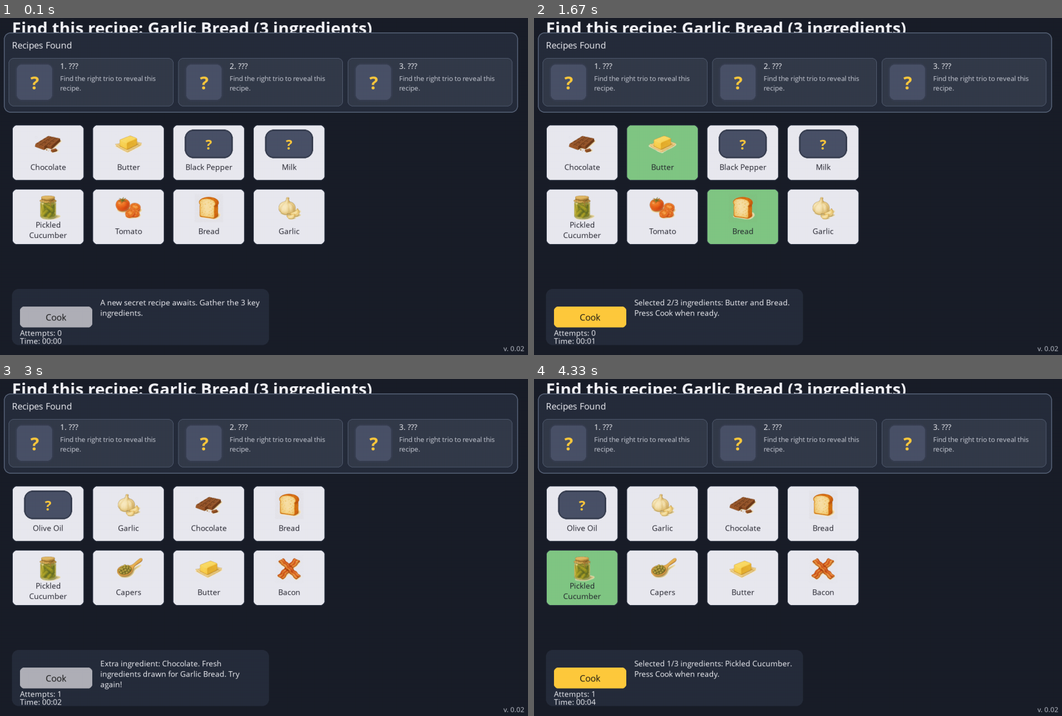
Above: before the commit, frames 1-4 (two rows, left to right).
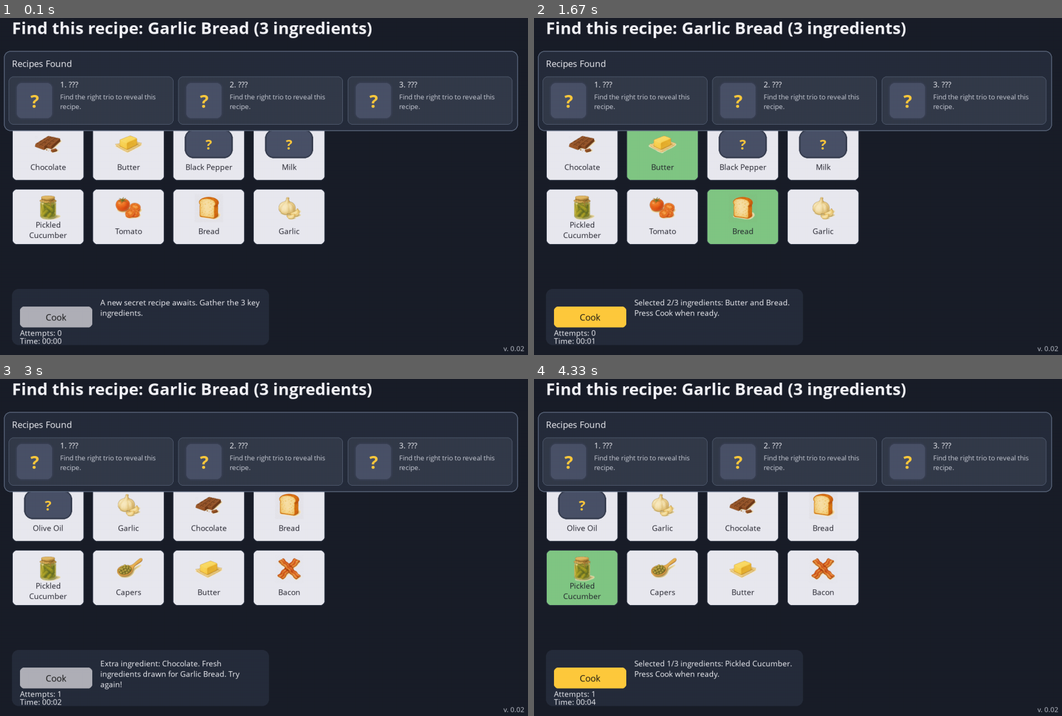
Above: after the commit, the same moments.

Repository: chrixbedardcad/FoodSimulator
Game: pygame game, started from secret_recipe_pygame.py
Same seed, same stepped clock (60 frames per second), same inputs: the game is played once before the commit and once after it.
Inputs (mouse positions are in pixels of both pictures, inside the frame that each line leads up to):
- Up to frame 1 (0.1 s): no input
- Up to frame 2 (1.67 s): click (776, 196) at 0.38 s; click (798, 203) at 0.72 s; click (623, 125) at 1.05 s; click (856, 213) at 1.38 s
- Up to frame 3 (3 s): click (63, 530) at 1.72 s; click (269, 581) at 2.05 s; click "Cook" at 2.88 s
- Up to frame 4 (4.33 s): click "Cook" at 3.22 s; click (618, 577) at 3.55 s

The runs differ from the first frame. In frame 1, 8.5% of the frame differs, in the area x 0-99%, y 4-34%; in frame 2, 8.5%; in frame 3, 8.5%; in frame 4, 8.5%.

Commit message:
Adjust recipe summary panel spacing

Diff:
--- a/secret_recipe_pygame.py
+++ b/secret_recipe_pygame.py
@@ -484,7 +484,8 @@
 
         panel_margin = 40
         panel_height = 200
-        panel_top = max(self.card_rects[0].y - panel_height - 30, 80)
+        header_bottom = 40 + self.font_title.get_linesize() + 30
+        panel_top = max(self.card_rects[0].y - panel_height - 30, header_bottom)
         panel_rect = pygame.Rect(
             panel_margin,
             panel_top,
